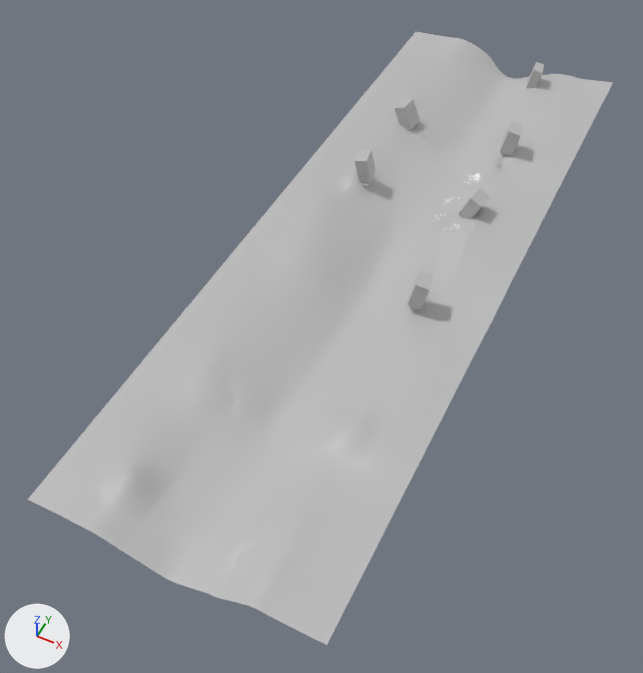
Before and after pictures for a commit that changed the FBX model Assets/1Journey/Models/Landscape/Terrain_Pit.fbx.
The view is the same before and after, from a 50 mm camera at (1.1, -3.38, 3.14) aimed at (-0.24, -0.71, -0.2). Arrows for +X, +Y and +Z are at lower left; the lights stay in place. Where no turn or scale is listed for an object, it has been applied to the vertices.

The scene before the commit, as lines of its bpy script (objects in view):
```python
me_mesh_038 = bpy.data.meshes.new('Mesh.038')
me_mesh_038.from_pydata(...)  # 24 vertices, 18 faces; spans x -0.377..-0.247, y -0.354..0.354, z -0.146..0.146
me_mesh_038.materials.append(mat_lambert1)  # grey #bcbcbc
me_mesh_042 = bpy.data.meshes.new('Mesh.042')
me_mesh_042.from_pydata(...)  # 5065 vertices, 4933 faces; spans x -0.76..0.55, y -2.24..1.73, z -0.02..0.13
me_mesh_042.materials.append(mat_lambert1)  # grey #bcbcbc
ob_pcube57 = bpy.data.objects.new('pCube57', me_mesh_038)
ob_pcube57.location = (-0.109, 0.463, 0.12)
ob_polysurface9 = bpy.data.objects.new('polySurface9', me_mesh_042)
ob_polysurface9.location = (0.0, 0.0, 0.0)
```
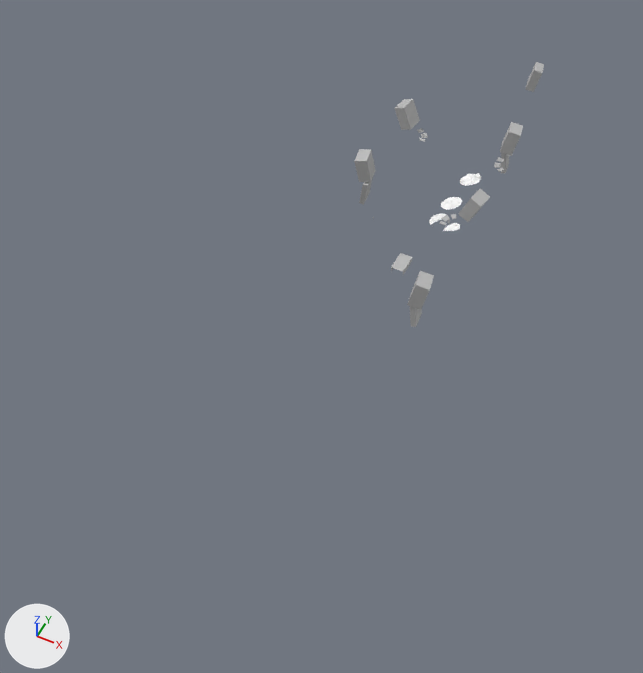
Location of each change, [x1, y1, x2, y2] in pixels of the pictures (643 x 673 px):
'polySurface9', deleted: before [27, 32, 613, 645]

The edits, one by one:
Object 'polySurface9' (ob_polysurface9) is deleted.
